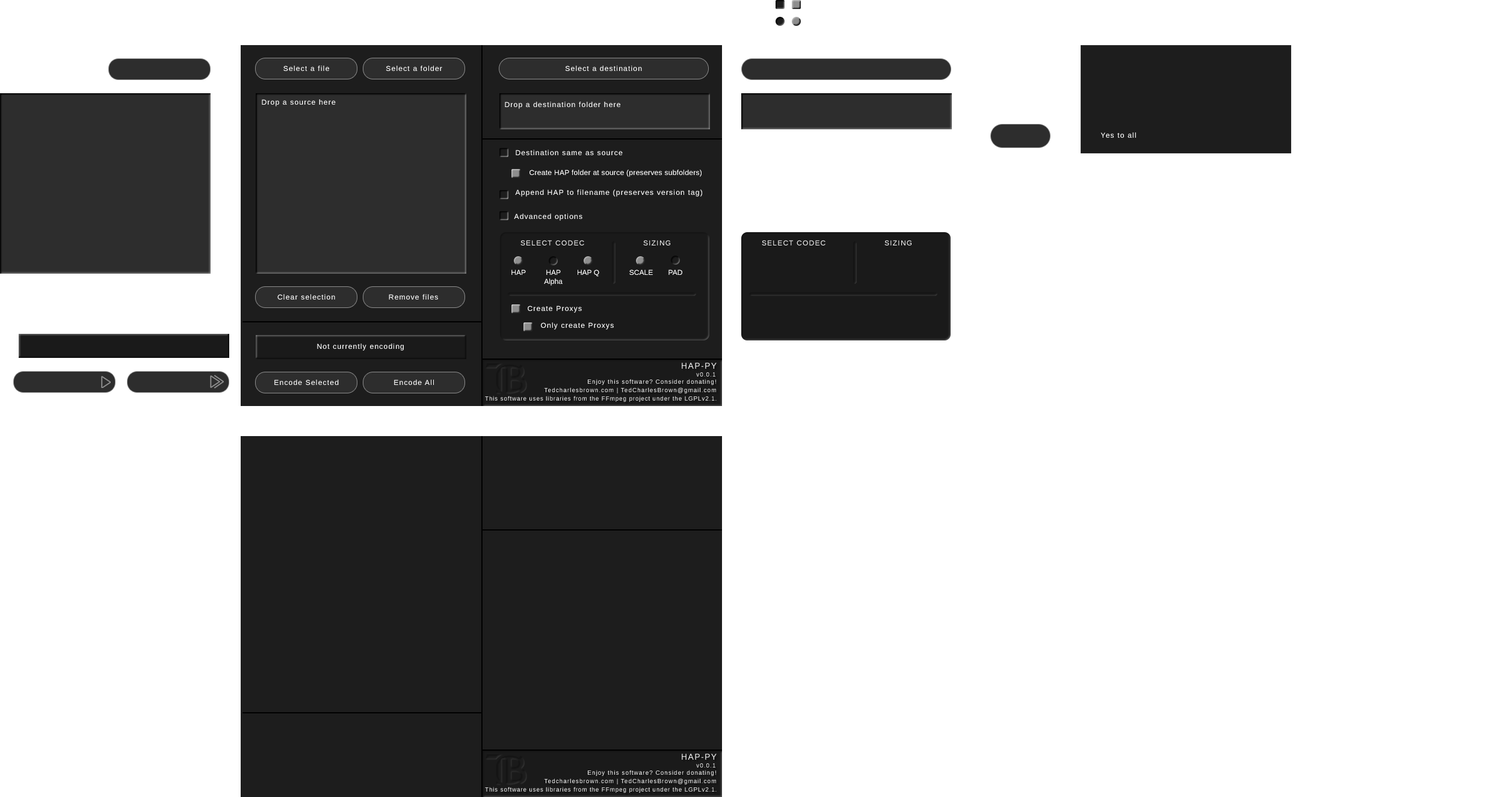
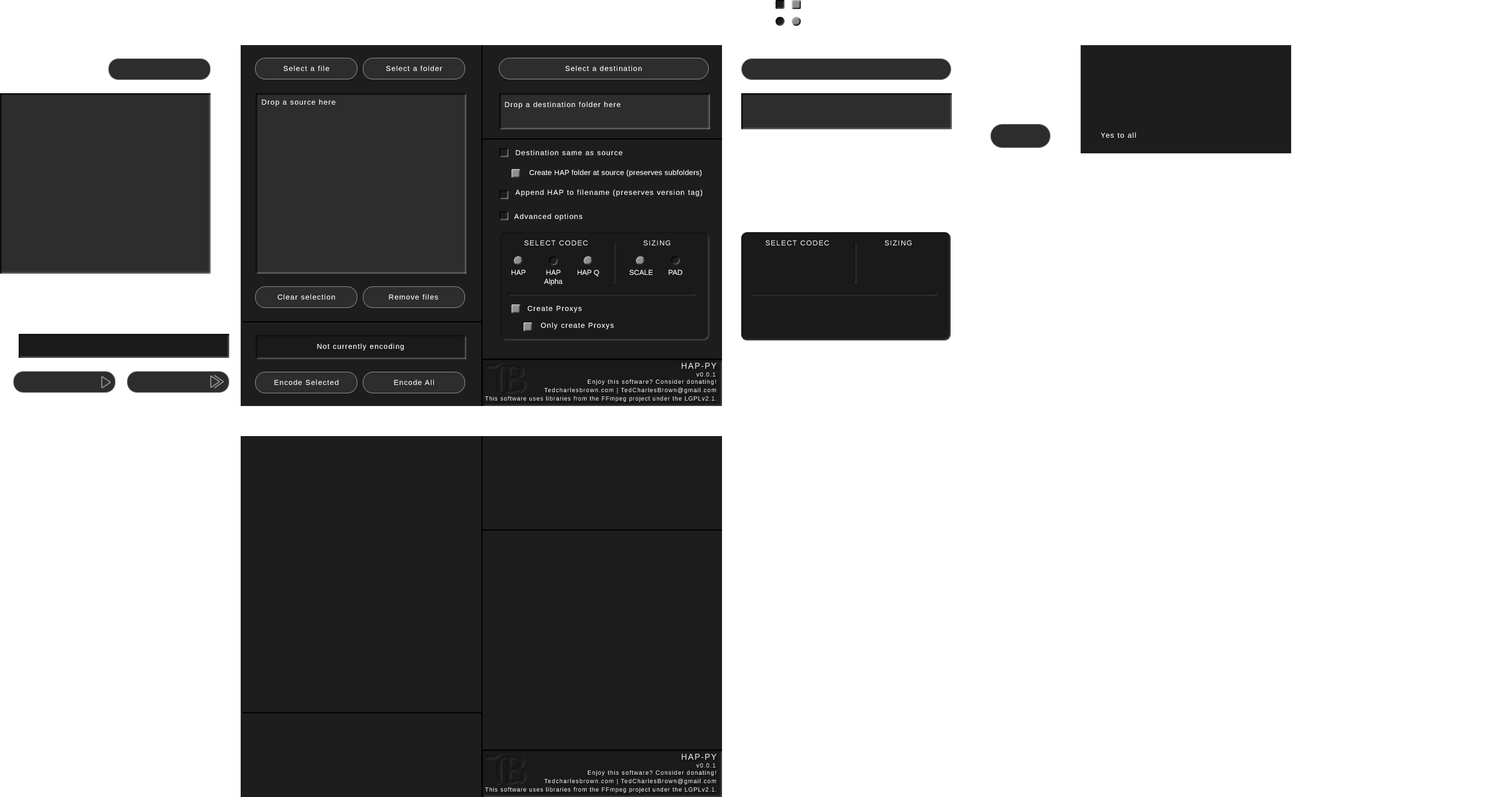
Layer changes from the first 1509 × 797 image to the second:
painted on "AdvancedMenu" over (761, 240, 830, 246)
painted on "ProgressBar" (2nd of 3, in "ProgressBar") over (18, 333, 230, 359)
painted on "AdvancedMenu_Hidden" over (520, 240, 588, 246)
painted on "ProgressBar" (3rd of 3, in "GUI" › "ENCODE") over (255, 335, 467, 360)
